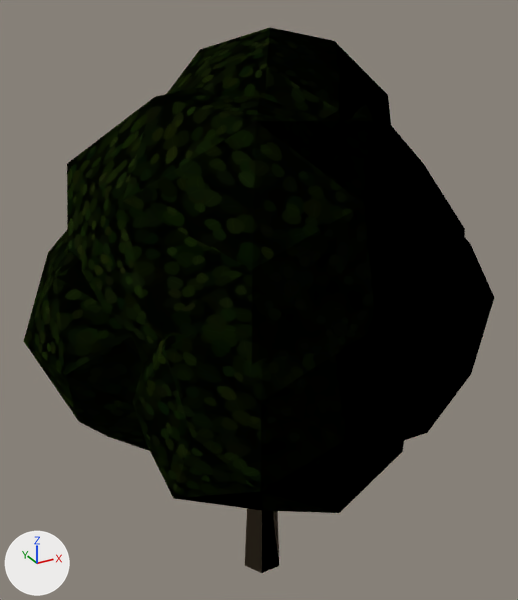
Renders of the glTF model rally/models/low_poly_tree.glb from each side of a commit.
One viewpoint serves both versions: a 50 mm lens placed at (-2.74, -4.92, 5.33), pointed at (0.03, 0.12, 2.81). The axes (+X, +Y, +Z) are drawn at lower left. The lights are the same throughout. The older version comes first. Where no turn or scale is listed for an object, it has been applied to the vertices.

The older version as bpy lines, for what is in view:
```python
ob_lowpolytree2 = bpy.data.objects.new('LowPolyTree2', me_mesh_0)
ob_lowpolytree2.location = (0.0, 0.0, 0.0)
```
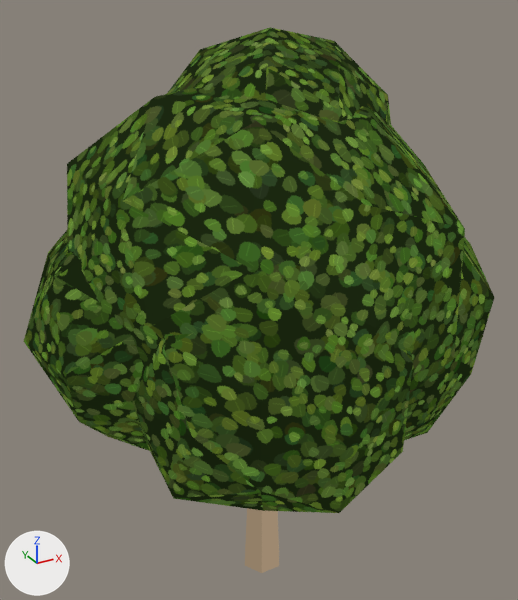
What changed in the scene script:
```text
Change mat_material_0:
    remove # nodes: BsdfPrincipled, OutputMaterial, VertexColor
    nodes: BsdfTransparent, Emission, LightPath, MixShader, OutputMaterial, VertexColor
Change mat_material_1:
    remove # nodes: BsdfPrincipled, Mix, OutputMaterial, TexImage, VertexColor
    nodes: BsdfTransparent, Emission, LightPath, Mix, MixShader, OutputMaterial, TexImage, VertexColor
```

Where the change shows, as pixel boxes [x1, y1, x2, y2] in the pictures (518 x 600 px):
'LowPolyTree2', recoloured (black to green)
    both: [24, 27, 494, 573]
